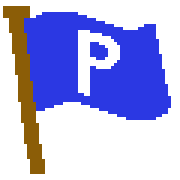
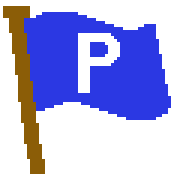
Layered file, before and after one edit (180 × 180). Changes by layer:
painted on "Pasted Layer #2" over 78, 30, 120, 96
